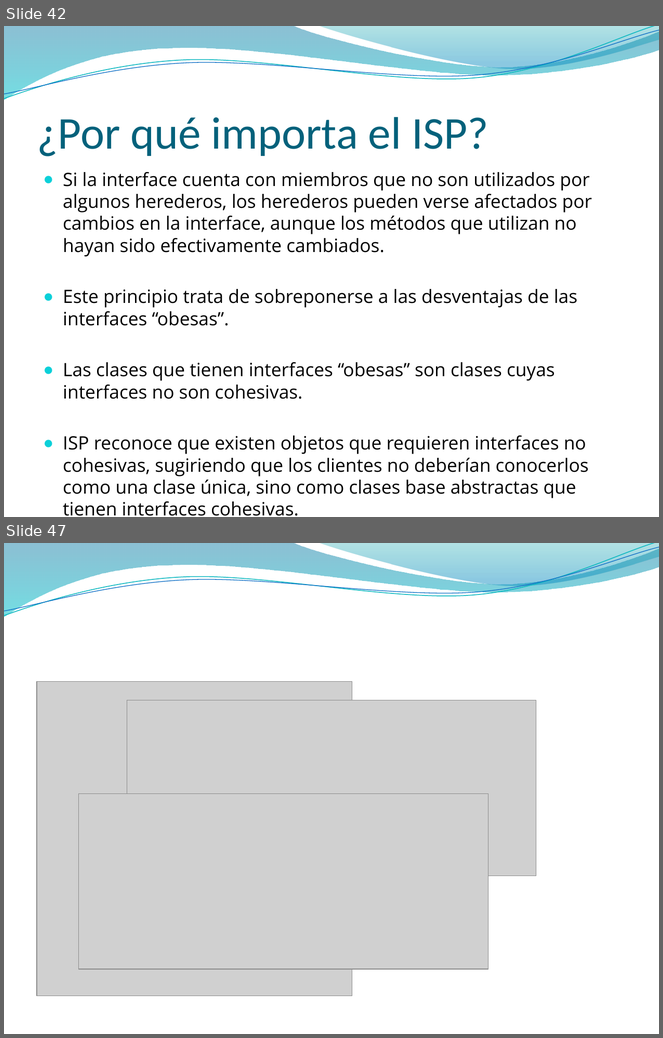
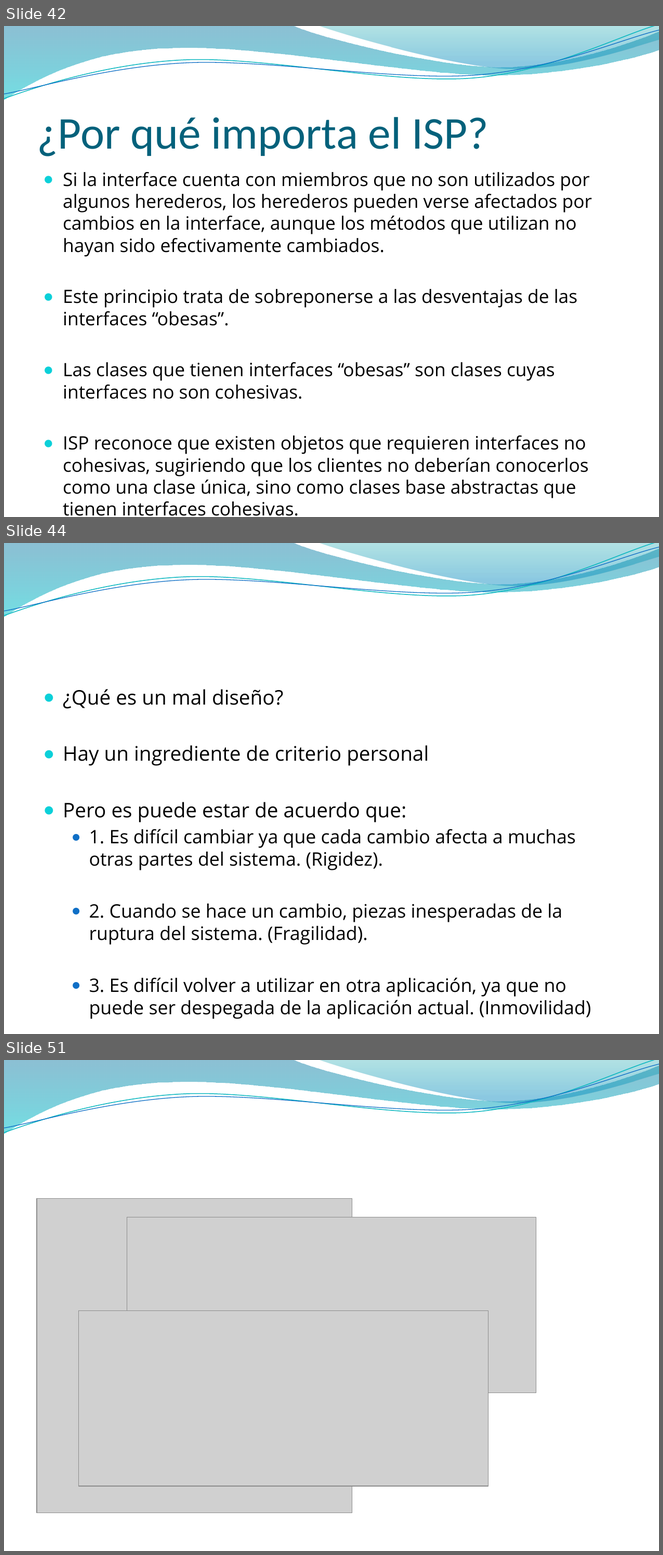
Before and after one commit to vvalotto/MiRepositorio, a slide deck: Disenio de Software/Principios OO/Presentaciones/Principios de Diseño OO.pptx. Shown one above the other, each under a label of ours: slides 42 and 47 before the commit, slides 42, 44 and 51 after it; the slides between them are not shown. The pictures are 663x1038 and 663x1555 pixels, drawn with LibreOffice and Linux fonts; fonts in the diff are those of the drawing; grey boxes stand for pictures; background and template pictures are left out. Boxes give left, top, right and bottom in pixels: in the first picture for what was removed or moved away, otherwise in the second. Text is boxed around its words. In the diff, an @@ line names an element or a change of style, - is before the commit and + after.

```diff
--- a/Disenio de Software/Principios OO/Presentaciones/Principios de Diseño OO.pptx
+++ b/Disenio de Software/Principios OO/Presentaciones/Principios de Diseño OO.pptx
@@ slide 44 added at bbox=[4, 543, 659, 1034], background picture (left out); not listed: 4 template elements that a slide beside it also shows @@
@@ text added at bbox=[63, 689, 591, 1019], 20.4 pt, text #000000 @@
+● ¿Qué es un mal diseño?
+● Hay un ingrediente de criterio personal
+● Pero es puede estar de acuerdo que:
+  ● 1. Es difícil cambiar ya que cada cambio afecta a muchas otras partes del sistema. (Rigidez).
+  ● 2. Cuando se hace un cambio, piezas inesperadas de la ruptura del sistema. (Fragilidad).
+  ● 3. Es difícil volver a utilizar en otra aplicación, ya que no puede ser despegada de la aplicación actual. (Inmovilidad)
@@ what was slide 47 is now slide 51 @@
```
Also in this commit, not shown: 4 slides changed, 4 other slides added, 1 slide removed.
